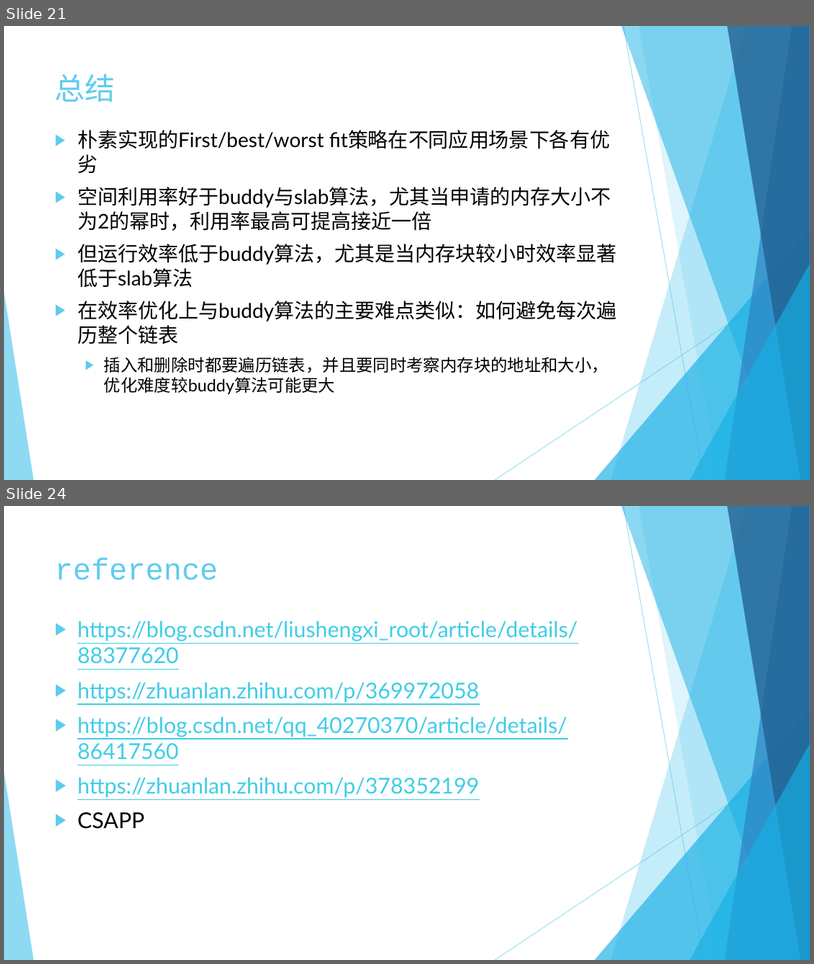
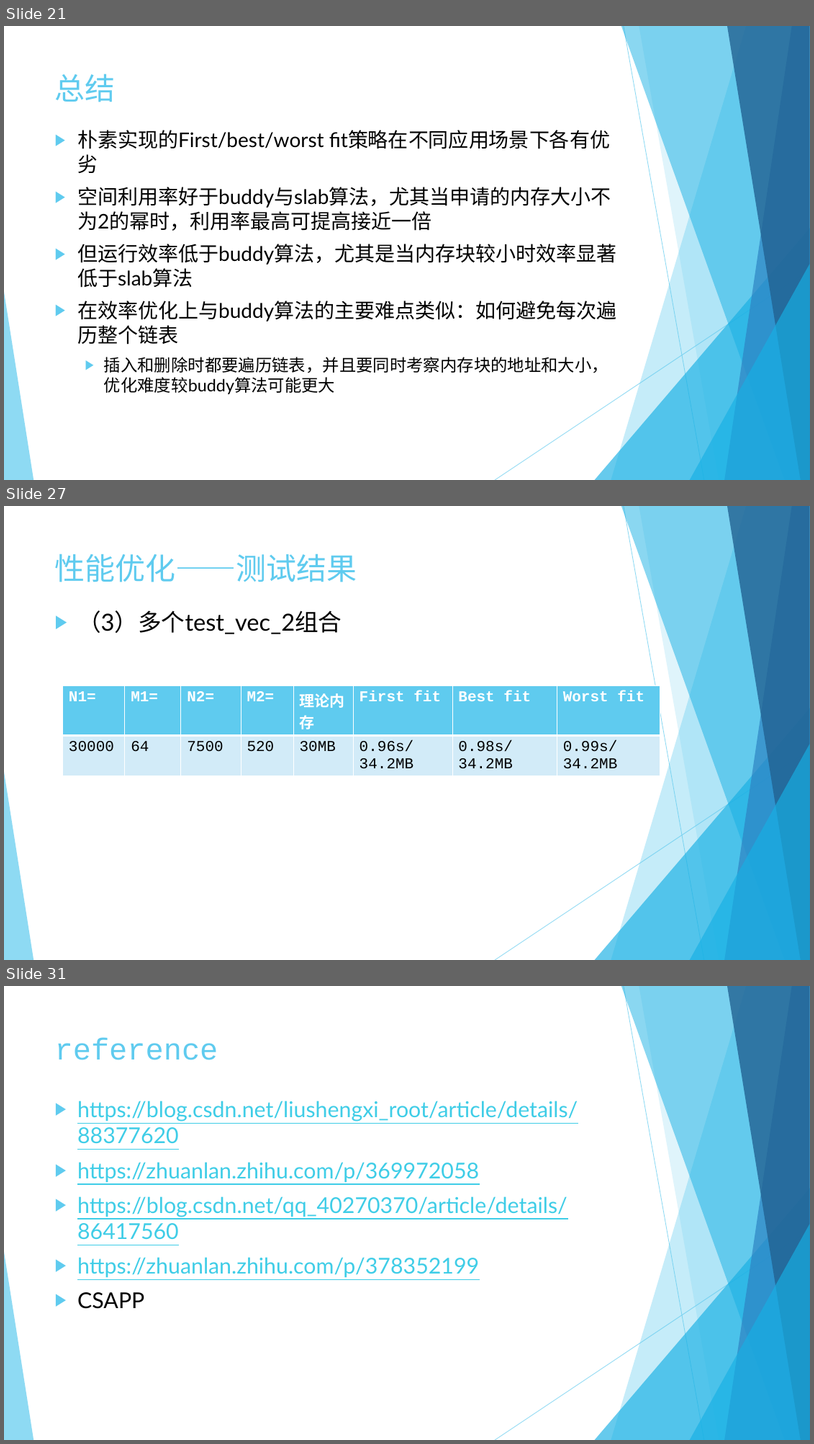
Before and after one commit to rcore-os/mem_malloc_subsystem, a slide deck: slides/week8.pptx. Shown one above the other, each under a label of ours: slides 21 and 24 before the commit, slides 21, 27 and 31 after it; the slides between them are not shown. The pictures are 814x964 and 814x1444 pixels, drawn with LibreOffice and Linux fonts; fonts in the diff are those of the drawing. Boxes give left, top, right and bottom in pixels: in the first picture for what was removed or moved away, otherwise in the second. Text is boxed around its words. In the diff, an @@ line names an element or a change of style, - is before the commit and + after.

```diff
--- a/slides/week8.pptx
+++ b/slides/week8.pptx
@@ slide 27 added at [4, 506, 810, 960], background #FFFFFF; not listed: 10 template elements that a slide beside it also shows @@
@@ title added at [55, 554, 358, 582], 36 pt, text #5FCBEF @@
+性能优化——测试结果
@@ text added at [77, 610, 342, 634], 28 pt, text #000000 @@
+▶ （3）多个test_vec_2组合
@@ table added at [63, 686, 661, 772], 2 rows, 8 columns @@
+N1= | M1= | N2= | M2= | 理论内存 | First fit | Best fit | Worst fit
+30000 | 64 | 7500 | 520 | 30MB | 0.96s/34.2MB | 0.98s/34.2MB | 0.99s/34.2MB
@@ what was slide 24 is now slide 31 @@
```
Also in this commit, not shown: 3 slides changed, 7 other slides added, 1 slide removed.
